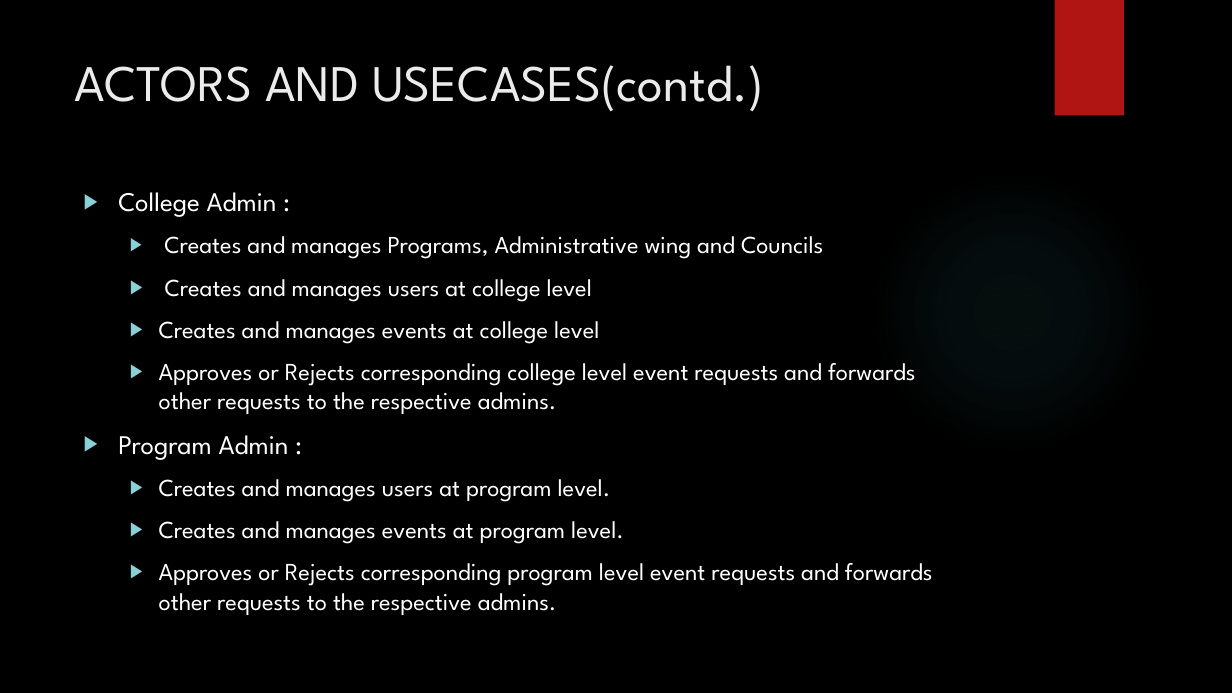
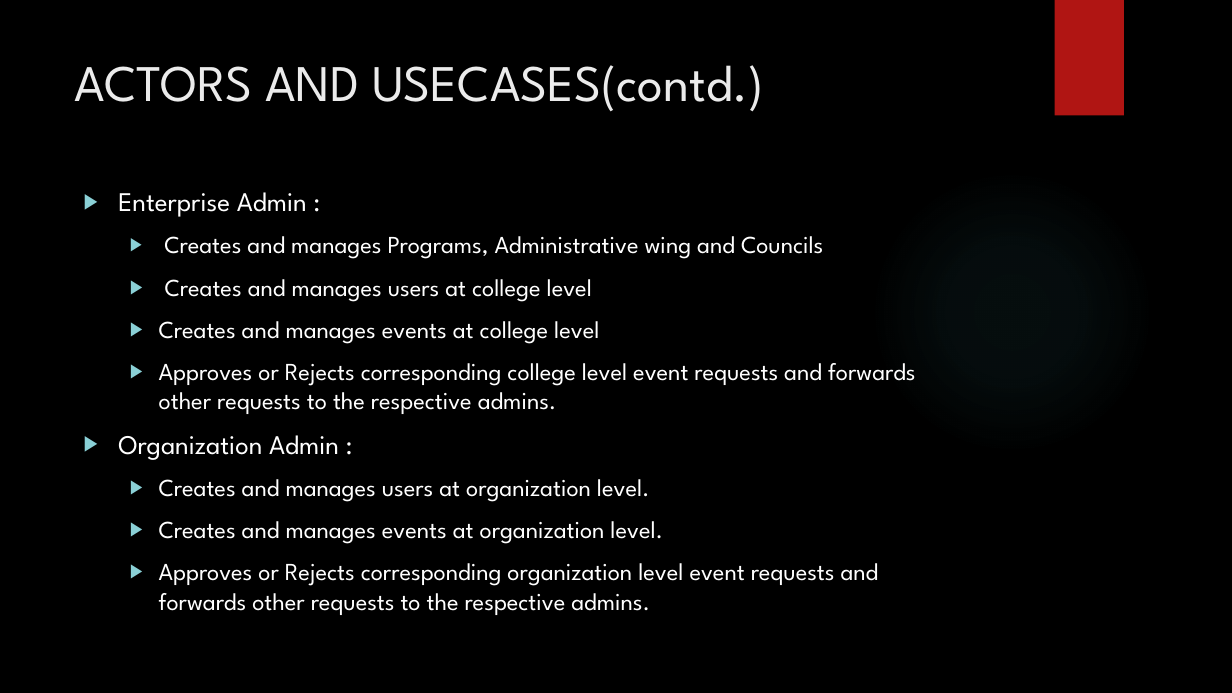
Before and after one commit to navahg/university-event-management-system, a slide deck: slide 9 of docs/Final Presentation.pptx (slide 8 before the commit). Drawn at 1232x693 pixels with LibreOffice and Linux fonts; fonts in the diff are those of the drawing; background and template pictures are left out. Boxes give left, top, right and bottom in pixels: in the first picture for what was removed or moved away, otherwise in the second. Text is boxed around its words. In the diff, an @@ line names an element or a change of style, - is before the commit and + after.

```diff
--- a/docs/Final Presentation.pptx
+++ b/docs/Final Presentation.pptx
@@ text at box(118, 192, 307, 217): text changed @@
-▶ College Admin :
+▶ Enterprise Admin :
@@ text at box(118, 435, 879, 615): text changed @@
-▶ Program Admin :
-  ▶ Creates and manages users at program level.
-  ▶ Creates and manages events at program level.
-  ▶ Approves or Rejects corresponding program level event requests and forwards other requests to the respective admins.
+▶ Organization Admin :
+  ▶ Creates and manages users at organization level.
+  ▶ Creates and manages events at organization level.
+  ▶ Approves or Rejects corresponding organization level event requests and forwards other requests to the respective admins.
```
Also in this commit, not shown: 2 other slides changed, 1 slide added, 1 other file.
